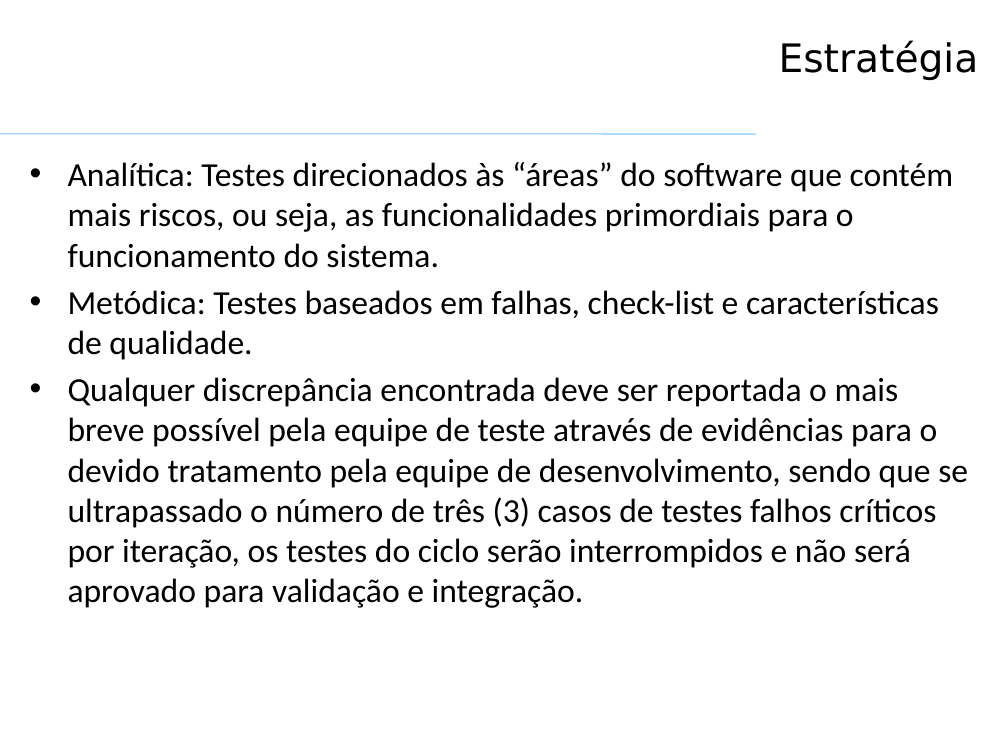
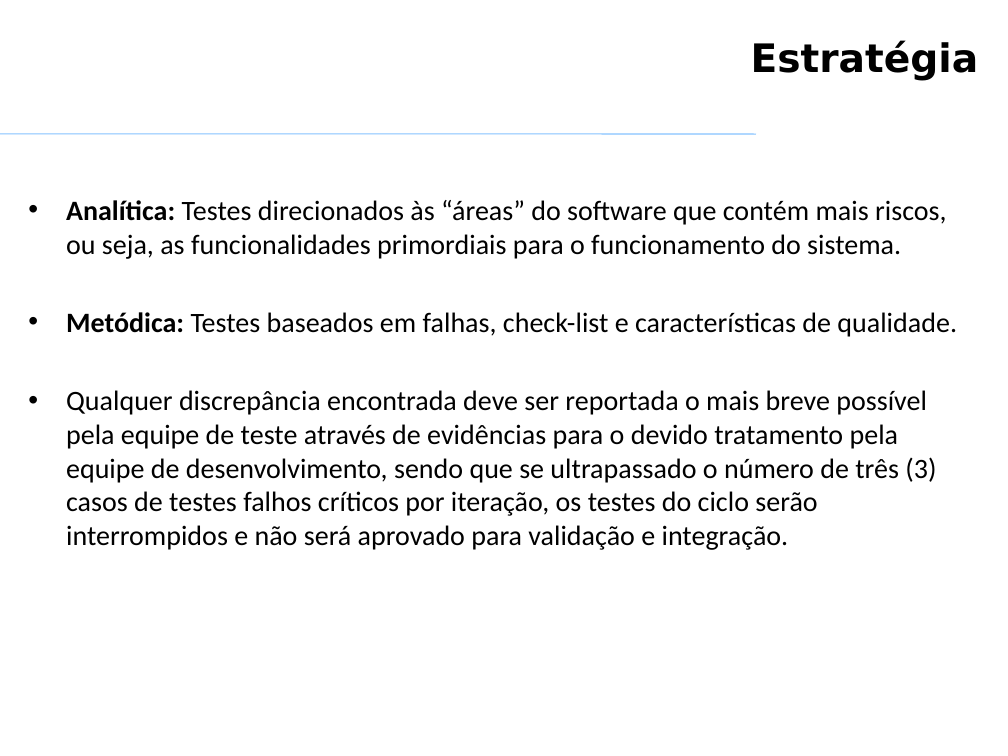
Before and after one commit to VagnerAlcantara/TCC, a slide deck: slide 6 of Qualidade de Produto de SW/Qualidade de produto de SW - TRABALHO.pptx. Drawn at 1008x756 pixels with LibreOffice and Linux fonts; fonts in the diff are those of the drawing; background and template pictures are left out. Boxes give left, top, right and bottom in pixels: in the first picture for what was removed or moved away, otherwise in the second. Text is boxed around its words. In the diff, an @@ line names an element or a change of style, - is before the commit and + after.

Commit message:
Atualização de Layout

```diff
--- a/Qualidade de Produto de SW/Qualidade de produto de SW - TRABALHO.pptx
+++ b/Qualidade de Produto de SW/Qualidade de produto de SW - TRABALHO.pptx
@@ title "Estratégia" at (x1=751, y1=40, x2=979, y2=81): bold on @@
@@ text "Analítica: Testes direcionados às “áreas” ..." moved from (x1=68, y1=162, x2=968, y2=608) to (x1=66, y1=200, x2=957, y2=550) @@
@@ text "Analítica: Testes direcionados às “áreas” ..." at (x1=66, y1=200, x2=957, y2=550): size 24 to 20 pt; bold on in "Analítica:", "Metódica:" @@
```
Also in this commit, not shown: 18 other slides changed.
